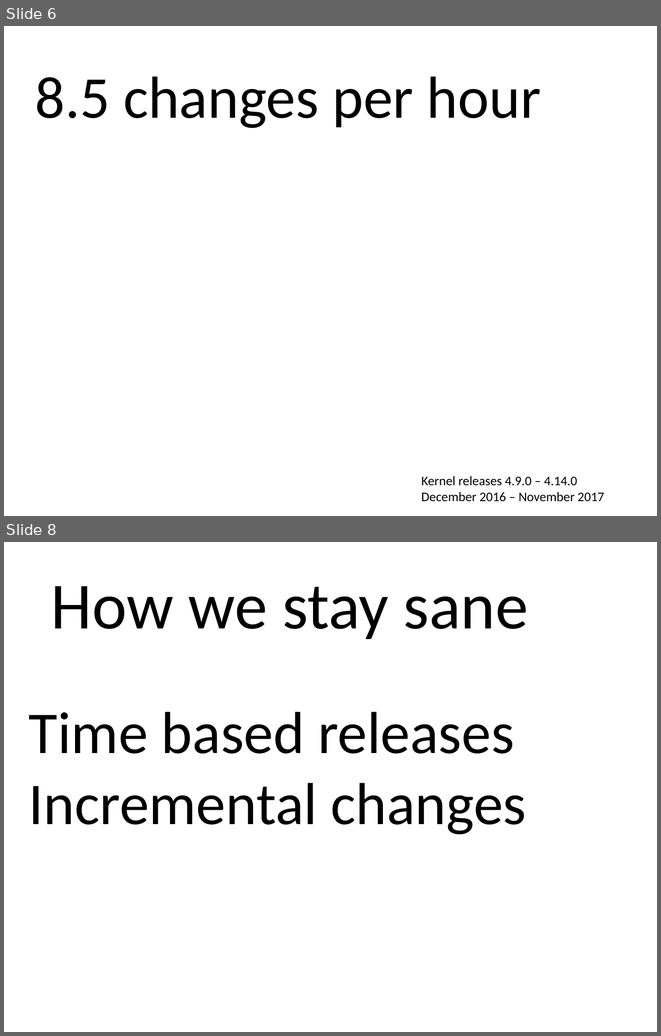
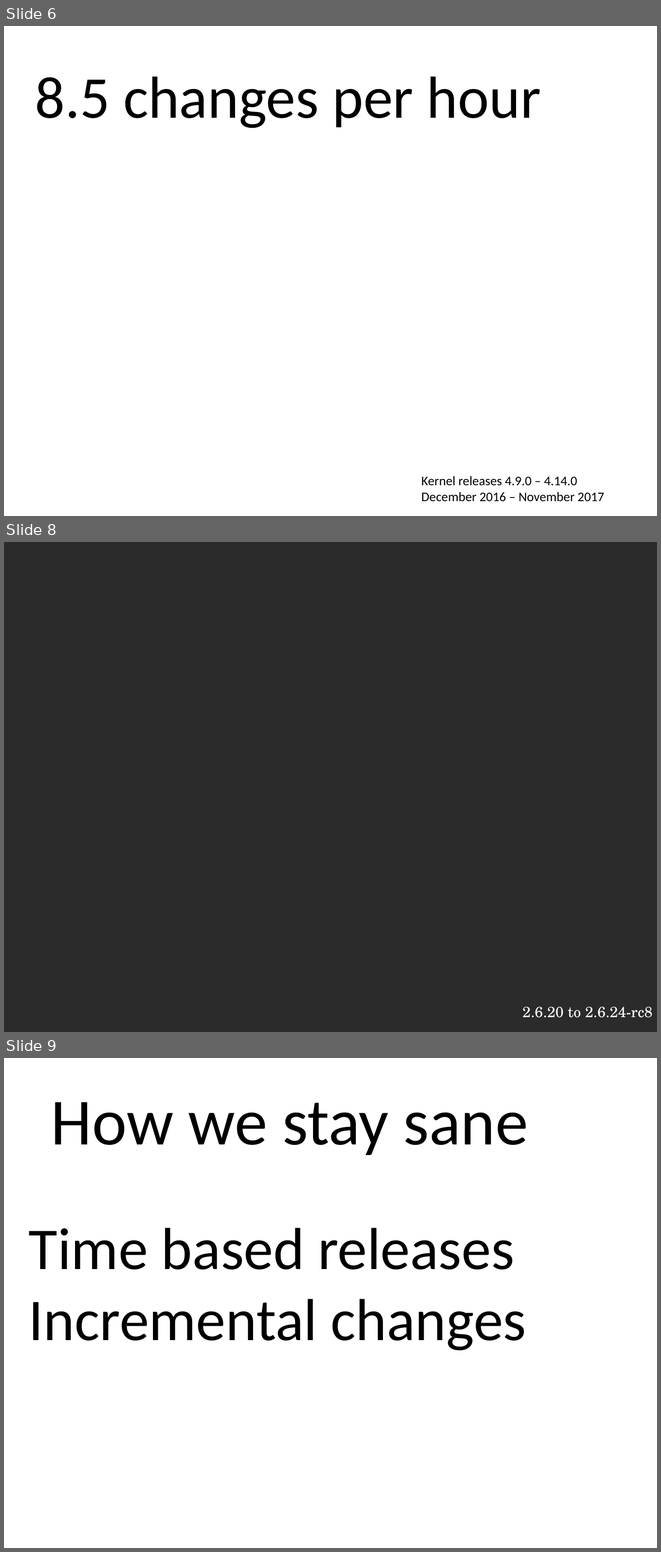
Before and after one commit to gregkh/kernel-development, a slide deck: kernel-development.odp. Shown one above the other, each under a label of ours: slides 6 and 8 before the commit, slides 6, 8 and 9 after it; the slides between them are not shown. The pictures are 661x1036 and 661x1552 pixels, drawn with LibreOffice and Linux fonts; fonts in the diff are those of the drawing; background and template pictures are left out; a plain dark background stands for a picture behind light text. Boxes give left, top, right and bottom in pixels: in the first picture for what was removed or moved away, otherwise in the second. Text is boxed around its words. In the diff, an @@ line names an element or a change of style, - is before the commit and + after.

```diff
--- a/kernel-development.odp
+++ b/kernel-development.odp
@@ slide 8 added at (x1=4, y1=542, x2=657, y2=1032), background picture (left out) @@
@@ text added at (x1=522, y1=1006, x2=652, y2=1017), 18 pt, text #FFFFFF @@
+2.6.20 to 2.6.24-rc8
@@ what was slide 8 is now slide 9 @@
```
Also in this commit, not shown: 7 slides changed, 1 other file.
